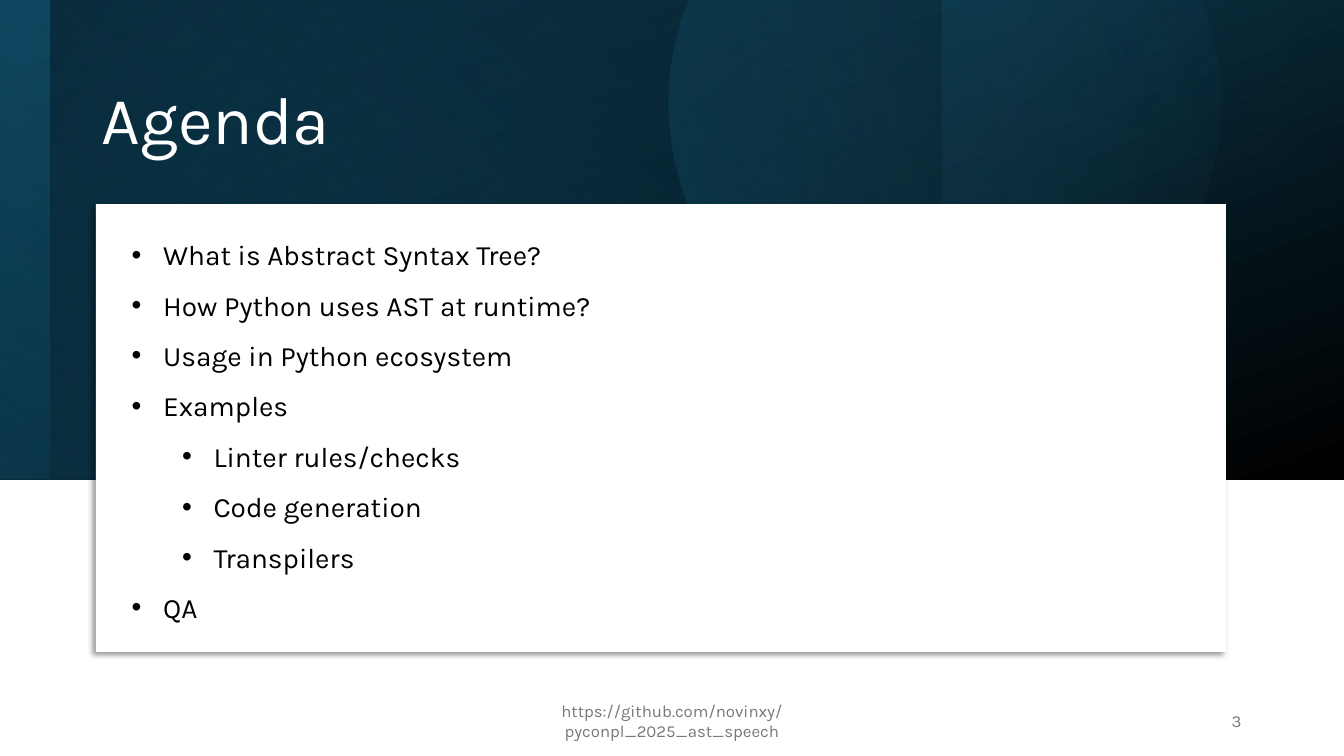
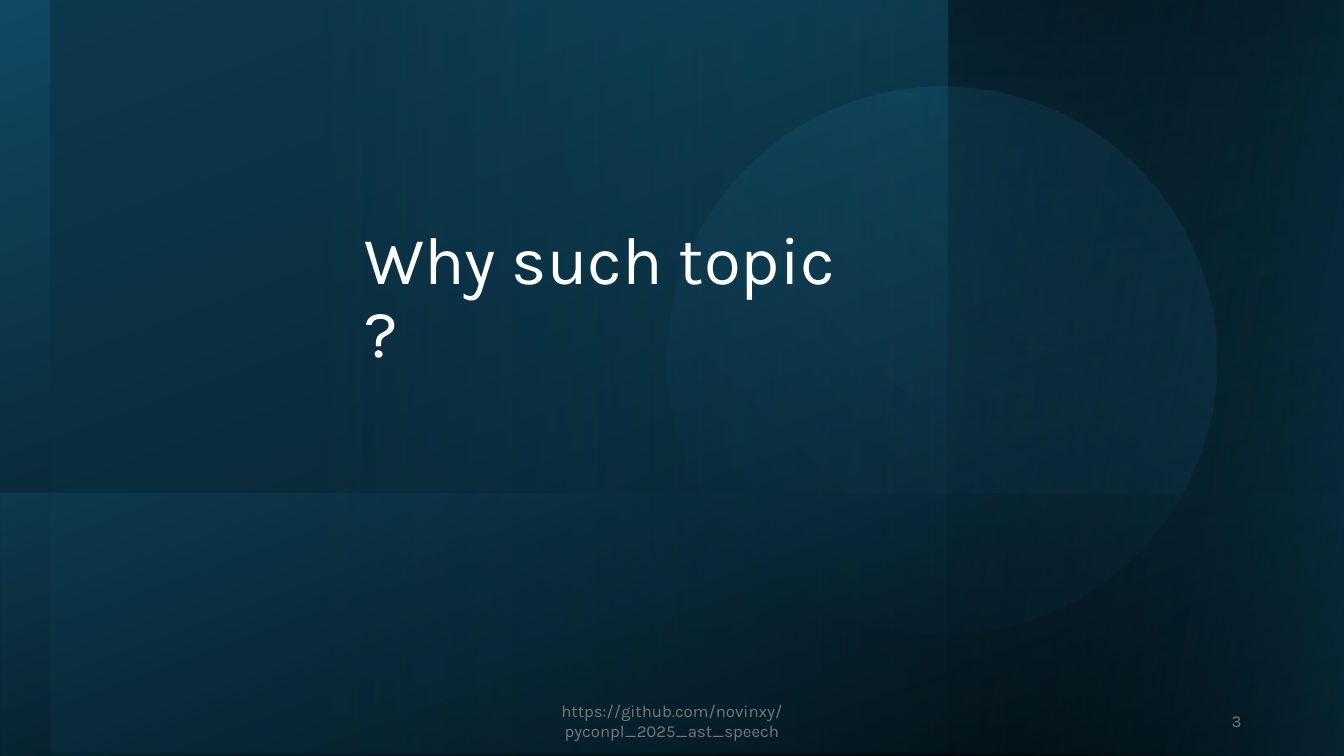
Before and after one commit to novinxy/pyconpl_2025_ast_speech, a slide deck: slide 3 of presentation.pptx. Drawn at 1344x756 pixels with LibreOffice and Linux fonts; fonts in the diff are those of the drawing. Boxes give left, top, right and bottom in pixels: in the first picture for what was removed or moved away, otherwise in the second. Text is boxed around its words. In the diff, an @@ line names an element or a change of style, - is before the commit and + after.

Commit message:
changes to the presentation

```diff
--- a/presentation.pptx
+++ b/presentation.pptx
@@ rectangle at [0, 0, 1344, 756]: fill gradient #104862 to #000000 to gradient #000000 to #104862; rotation 180 to 0 degrees @@
@@ rectangle removed at [0, 0, 1343, 479] @@
@@ rectangle removed at [0, 0, 942, 480] @@
@@ rectangle at [50, 0, 1344, 754]: fill gradient #156082 to #000000 to gradient #0B3041 to #156082; mirrored; rotation 90 to 180 degrees @@
@@ freeform shape removed at [572, 0, 1289, 477] @@
@@ ellipse added at [604, 24, 1280, 698], fill gradient #156082 to #46B1E1 @@
@@ rectangle added at [948, 1, 1344, 756], fill gradient #104862 to #000000 @@
@@ rectangle added at [949, 0, 1344, 756], fill gradient #104862 to #000000 @@
@@ title removed at [102, 98, 330, 161] @@
-Agenda
@@ rectangle removed at [96, 205, 1226, 652] @@
@@ text added at [364, 237, 835, 301], 48 pt, text #FFFFFF @@
+Why such topic ?
@@ text removed at [163, 245, 590, 623] @@
-• What is Abstract Syntax Tree?
-• How Python uses AST at runtime?
-• Usage in Python ecosystem
-• Examples
-  • Linter rules/checks
-  • Code generation
-  • Transpilers
-• QA
@@ rectangle added at [1, 494, 1344, 756], fill gradient #104862 to #000000 @@
```
Also in this commit, not shown: 6 other slides changed.
